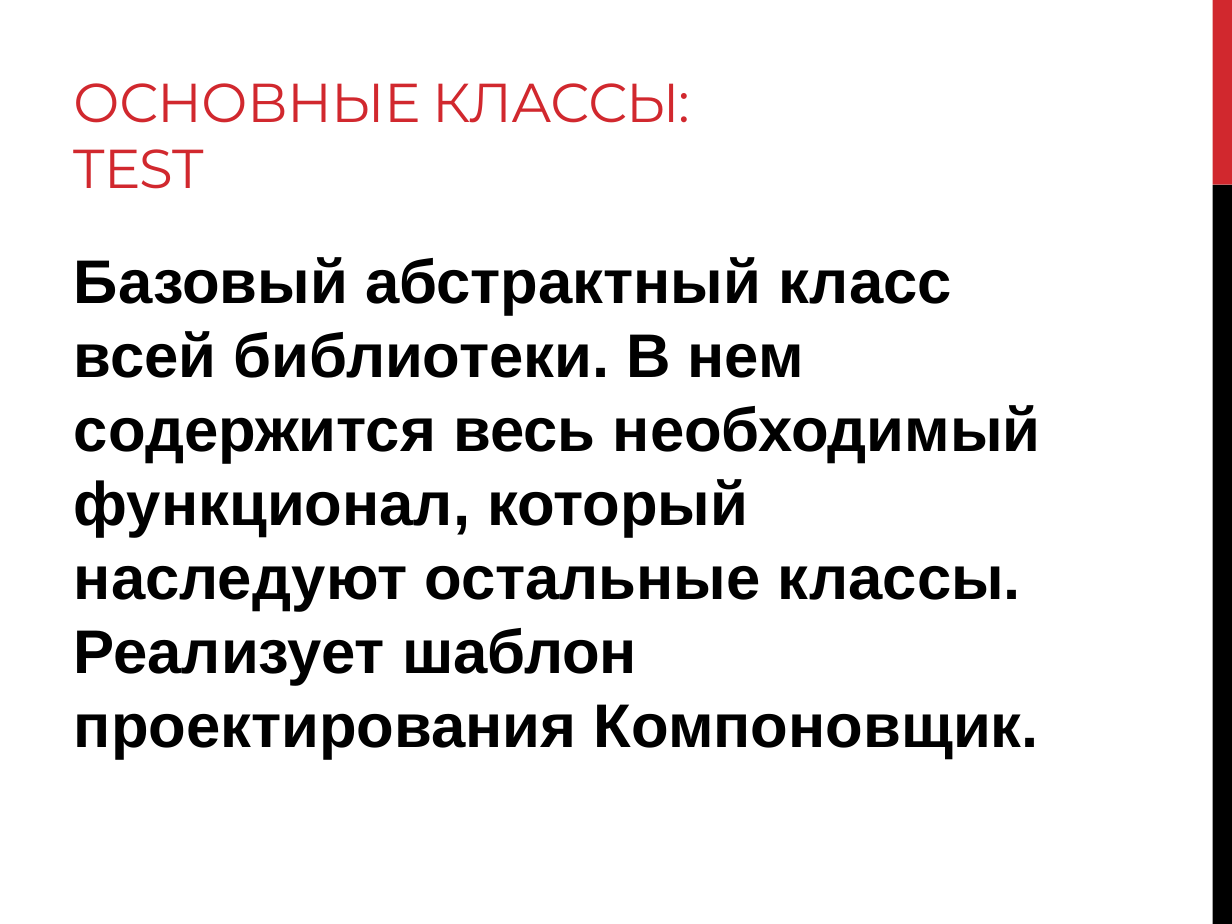
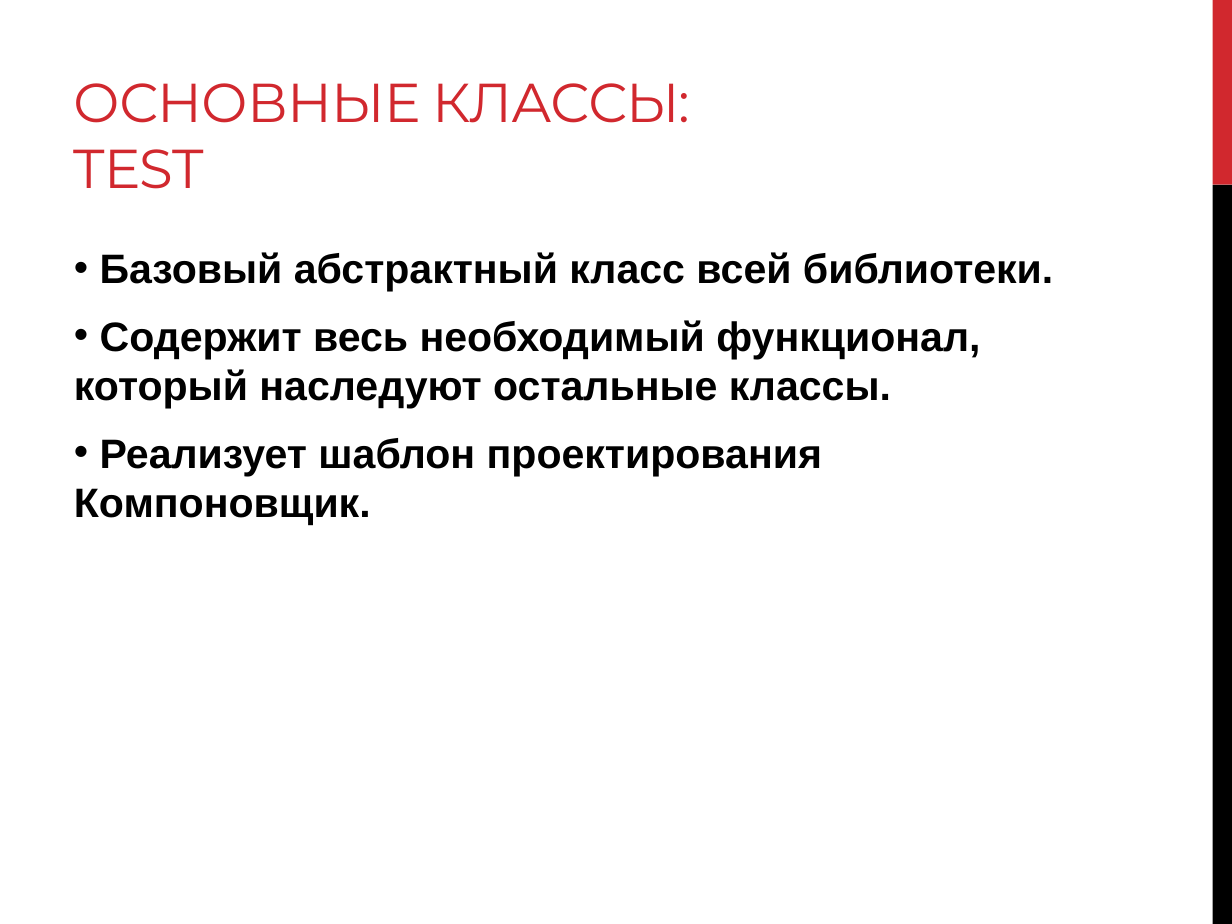
Before and after one commit to levonoganesyan/TestMaker, a slide deck: slide 8 of diploma_work_materials/Diploma_slides.pptx. Drawn at 1232x924 pixels with LibreOffice and Linux fonts; fonts in the diff are those of the drawing. Boxes give left, top, right and bottom in pixels: in the first picture for what was removed or moved away, otherwise in the second. Text is boxed around its words. In the diff, an @@ line names an element or a change of style, - is before the commit and + after.

```diff
--- a/diploma_work_materials/Diploma_slides.pptx
+++ b/diploma_work_materials/Diploma_slides.pptx
@@ text at [74,252,1053,525]: text changed; size 36 to 24 pt @@
-Базовый абстрактный класс всей библиотеки. В нем содержится весь необходимый функционал, который наследуют остальные классы. Реализует шаблон проектирования Компоновщик.
+• Базовый абстрактный класс всей библиотеки.
+• Содержит весь необходимый функционал, который наследуют остальные классы.
+• Реализует шаблон проектирования Компоновщик.
```
Also in this commit, not shown: 14 other slides changed.
